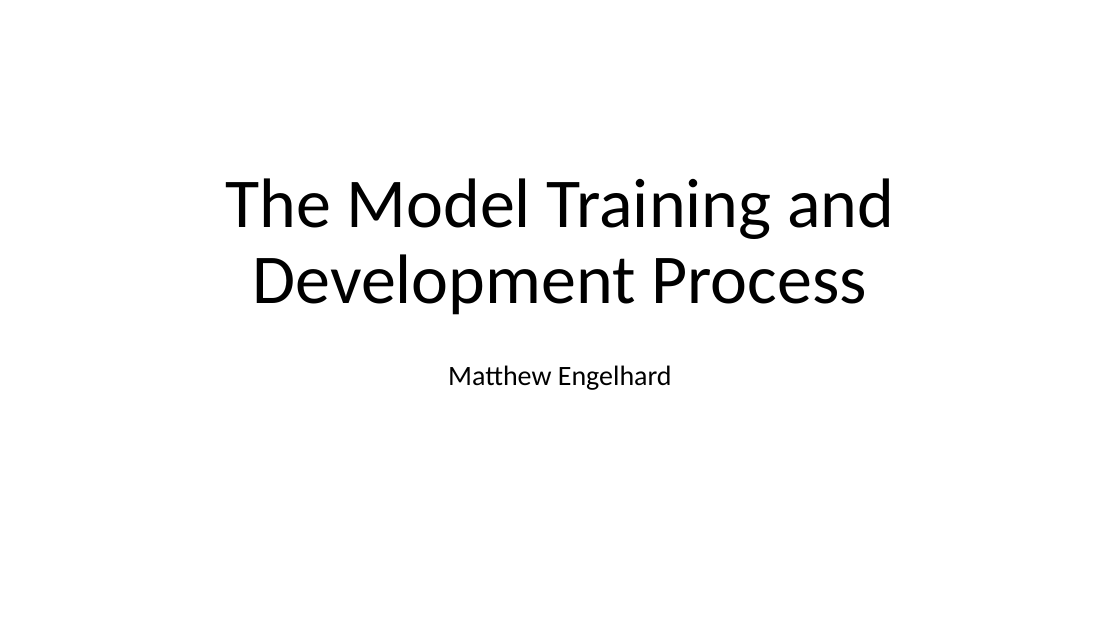
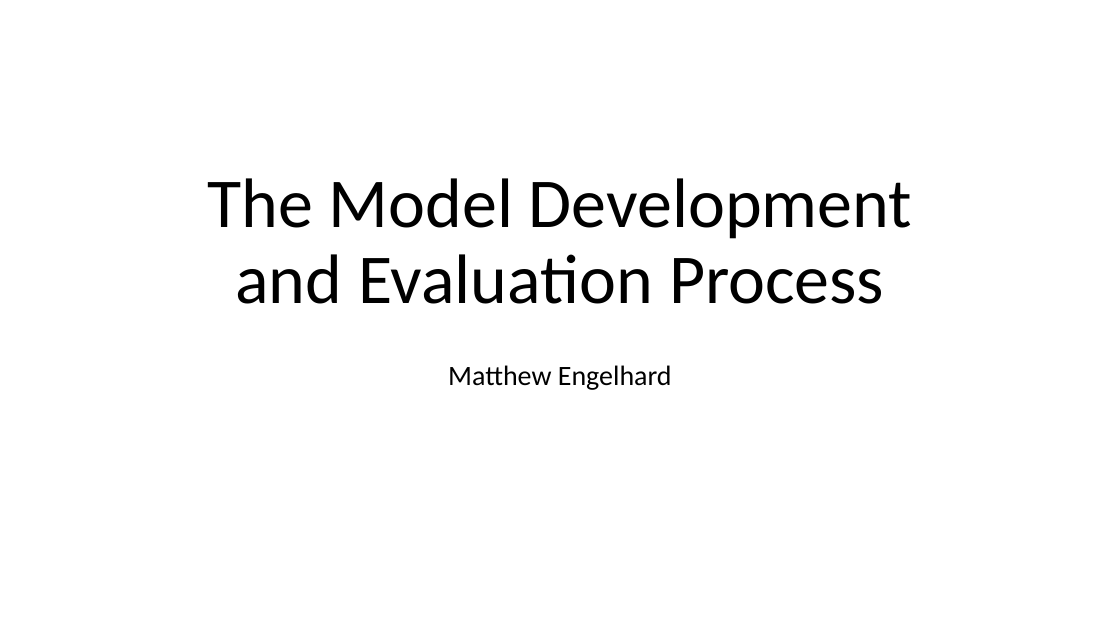
Before and after one commit to mengelhard/mmci_applied_ds, a slide deck: slide 1 of lectures/model_development.pptx. Drawn at 1120x630 pixels with LibreOffice and Linux fonts; fonts in the diff are those of the drawing. Boxes give left, top, right and bottom in pixels: in the first picture for what was removed or moved away, otherwise in the second. Text is boxed around its words. In the diff, an @@ line names an element or a change of style, - is before the commit and + after.

```diff
--- a/lectures/model_development.pptx
+++ b/lectures/model_development.pptx
@@ title at (207, 178, 912, 304): text changed @@
-The Model Training and Development Process
+The Model Development and Evaluation Process
```
Also in this commit, not shown: 1 other file.
